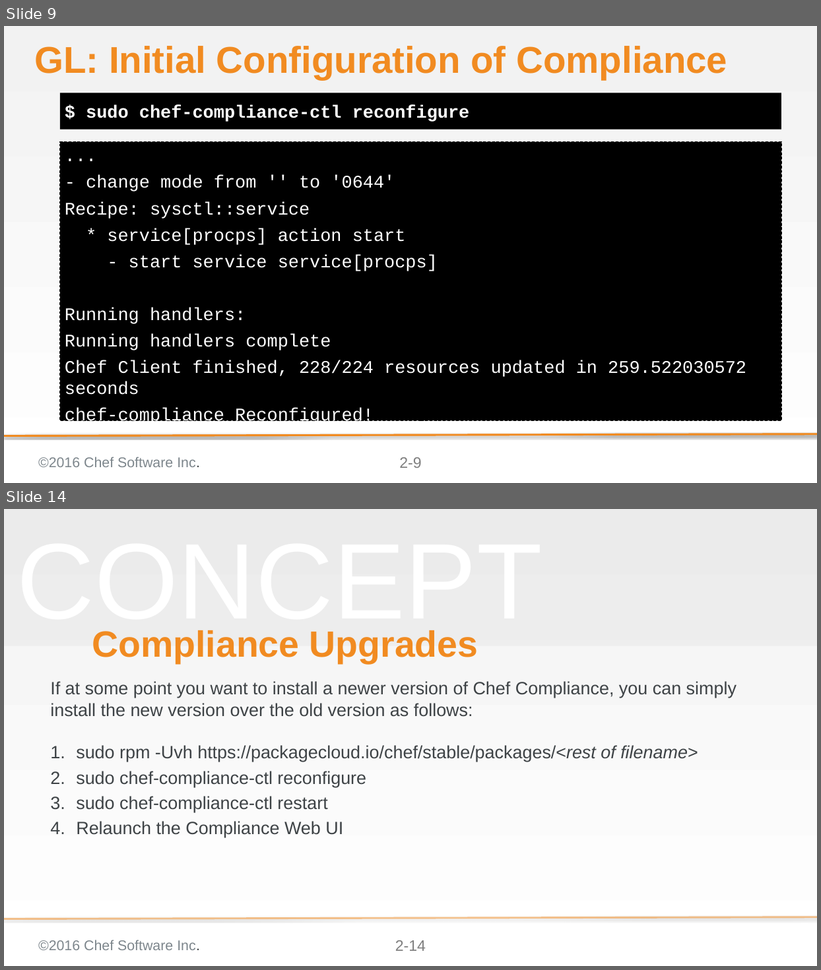
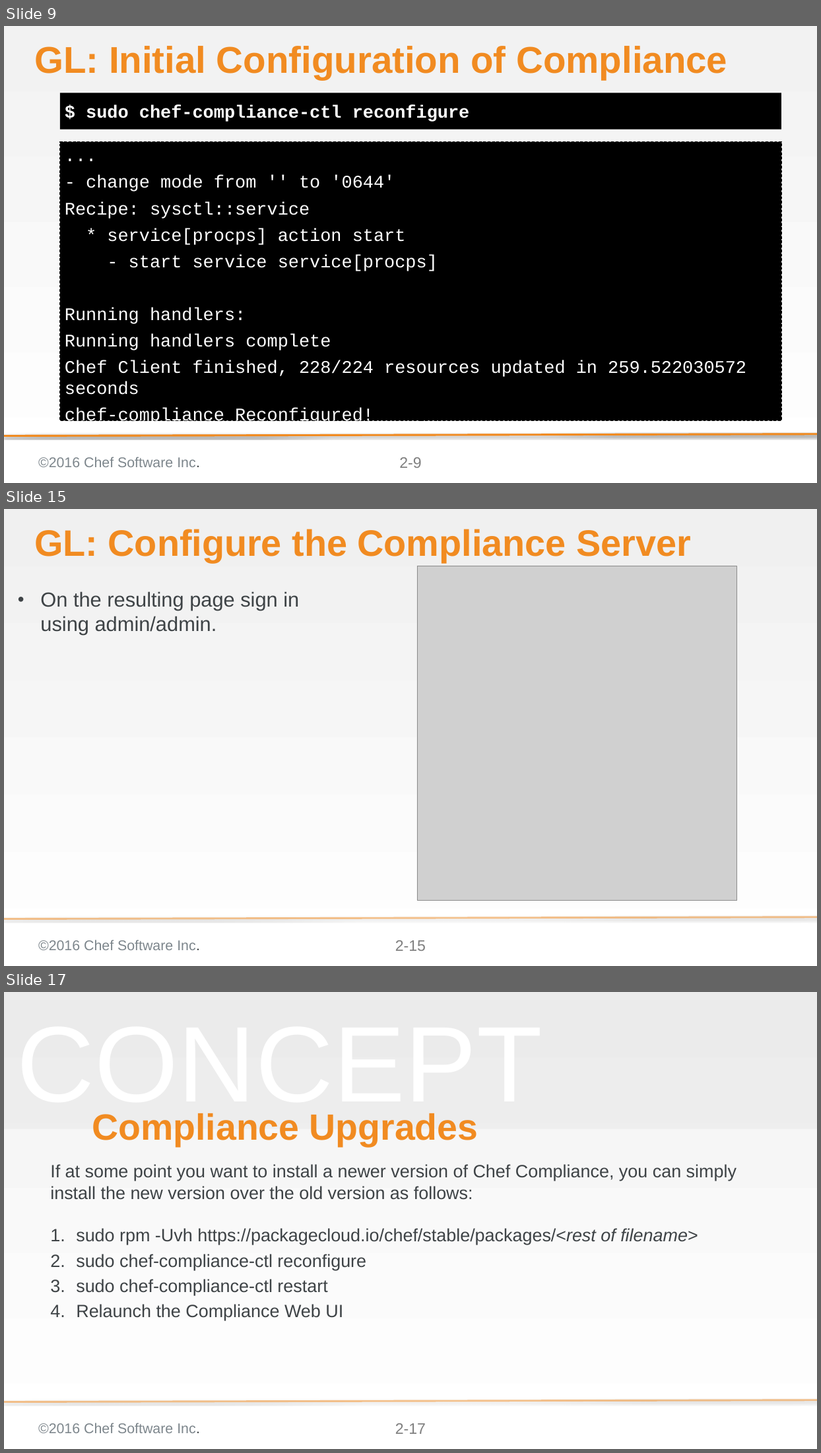
Before and after one commit to bchamby/chef-compliance-installation-configuration-operation, a slide deck: 02-Install.pptx. Shown one above the other, each under a label of ours: slides 9 and 14 before the commit, slides 9, 15 and 17 after it; the slides between them are not shown. The pictures are 821x970 and 821x1453 pixels, drawn with LibreOffice and Linux fonts; fonts in the diff are those of the drawing; grey boxes stand for pictures; background and template pictures are left out. Boxes give left, top, right and bottom in pixels: in the first picture for what was removed or moved away, otherwise in the second. Text is boxed around its words. In the diff, an @@ line names an element or a change of style, - is before the commit and + after.

Commit message:
redid the Configure the Compliance Server slides from s2-10 to the end.

```diff
--- a/02-Install.pptx
+++ b/02-Install.pptx
@@ slide 15 added at (x1=4, y1=509, x2=817, y2=966), background gradient #F0F0F0 to #FFFFFF; not listed: 3 template elements that a slide beside it also shows @@
@@ title added at (x1=34, y1=529, x2=691, y2=562), 58 pt, text #F18B21, bold @@
+GL: Configure the Compliance Server
@@ picture added at (x1=417, y1=566, x2=737, y2=900) @@
@@ text added at (x1=40, y1=591, x2=299, y2=635), 32 pt, text #3E4346 @@
+• On the resulting page sign in using admin/admin.
@@ what was slide 14 is now slide 17 @@
@@ page number at (x1=395, y1=1424, x2=426, y2=1434): text changed @@
-2-14
+2-17
```
Also in this commit, not shown: 2 slides changed, 4 other slides added, 2 slides removed.
